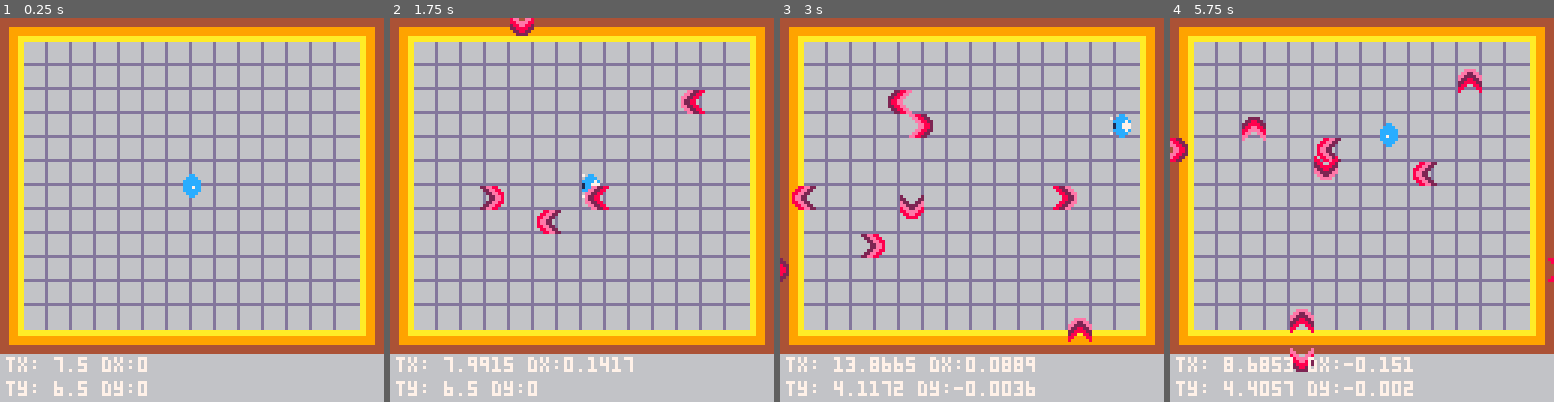
Above: before the commit, frames 1-4 (left to right).
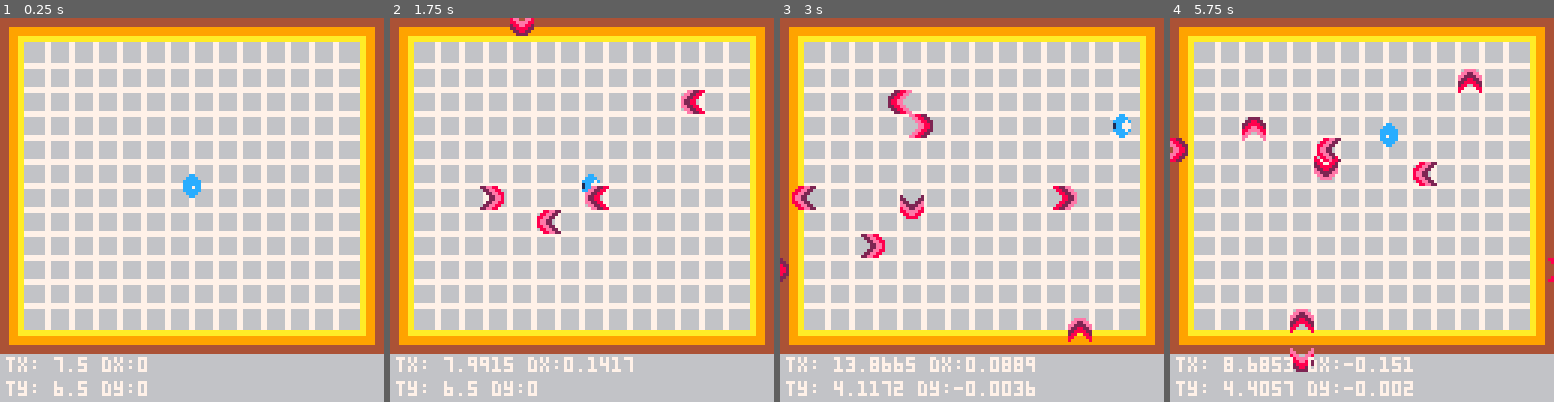
Above: after the commit, the same moments.

Repository: reorx/pico8_carts
Game: PICO-8 cartridge dodge.p8
Same seed, same stepped clock (60 frames per second), same inputs: the game is played once before the commit and once after it.
Inputs:
- Up to frame 1 (0.25 s): no input
- Up to frame 2 (1.75 s): hold Right from 1.6 s (still down)
- Up to frame 3 (3 s): release Right at 2.1 s; hold Up 2.15-2.42 s; hold Right from 2.47 s (still down)
- Up to frame 4 (5.75 s): release Right at 3.03 s; hold Left 3.08-3.58 s; hold Down 3.63-3.97 s; hold Right 4.02-4.68 s; hold Up 4.73-5.03 s; hold Left 5.08-5.68 s; hold Down from 5.73 s (still down)

The runs differ from the first frame. In frame 1, 27% of the frame differs, in the area x 6-94%, y 6-82%; in frame 2, 26%; in frame 3, 26%; in frame 4, 26%.

Commit message:
enhance map background

Diff:
--- a/dodge.p8
+++ b/dodge.p8
@@ -237,22 +237,22 @@
 0cccccc00cccccc00cccccc00cccccc0000000000000000000000000000000000000000000000000000000000000000000000000000000000000000000000000
 00cccc0000cccc0000cccc0000cccc00000000000000000000000000000000000000000000000000000000000000000000000000000000000000000000000000
 000cc000000cc000000cc000000cc000000000000000000000000000000000000000000000000000000000000000000000000000000000000000000000000000
-ee8822008822ee0022ee88000022220000eeee000088880000000000000000000000000000000000000000000000000000000000000000000000000000000000
-0ee8822008822ee0022ee880022882200ee22ee0088ee88000000000000000000000000000000000000000000000000000000000000000000000000000000000
-00ee8822008822ee0022ee8822888822ee2222ee88eeee8800000000000000000000000000000000000000000000000000000000000000000000000000000000
-000ee8820008822e00022ee8288ee882e228822e8ee22ee800000000000000000000000000000000000000000000000000000000000000000000000000000000
-000ee8820008822e00022ee888eeee8822888822ee2222ee00000000000000000000000000000000000000000000000000000000000000000000000000000000
-00ee8822008822ee0022ee888ee00ee828800882e220022e00000000000000000000000000000000000000000000000000000000000000000000000000000000
-0ee8822008822ee0022ee880ee0000ee880000882200002200000000000000000000000000000000000000000000000000000000000000000000000000000000
-ee8822008822ee0022ee8800e000000e800000082000000200000000000000000000000000000000000000000000000000000000000000000000000000000000
-444999aaaa99944444444444aaaaaaaa44444444444999aa44444444aa9994440000000000000000000000000000000000000000000000000000000d0000000d
-444999aaaa99944444444444aaaaaaaa44444444444999aa44444444aa9994440000000000000000000000000000000000000000000000000000000d0000000d
-444999aaaa9994444444444499999999444444444449999944444444999994440000000000000000000000000000000000000000000000000000000d0000000d
-444999aaaa9994449999999999999999444999994449999999999444999994440000000000000000000000000000000000000000000000000000000d0000000d
-444999aaaa9994449999999999999999444999994449999999999444999994440000000000000000000000000000000000000000000000000000000d0000000d
-444999aaaa9994449999999944444444444999994444444499999444444444440000000000000000000000000000000000000000000000000000000d0000000d
-444999aaaa999444aaaaaaaa44444444444999aa44444444aa999444444444440000000000000000000000000000000000000000000000000000000d0000000d
-444999aaaa999444aaaaaaaa44444444444999aa44444444aa999444444444440000000000000000000000000000000000000000dddddddd0000000ddddddddd
+ee8822008822ee0022ee88000022220000eeee000088880000000000000000000000000000000000000000000000000076666666777777777777777766666667
+0ee8822008822ee0022ee880022882200ee22ee0088ee88000000000000000000000000000000000000000000000000076666666766666666666666766666667
+00ee8822008822ee0022ee8822888822ee2222ee88eeee8800000000000000000000000000000000000000000000000076666666766666666666666766666667
+000ee8820008822e00022ee8288ee882e228822e8ee22ee800000000000000000000000000000000000000000000000076666666766666666666666766666667
+000ee8820008822e00022ee888eeee8822888822ee2222ee00000000000000000000000000000000000000000000000076666666766666666666666766666667
+00ee8822008822ee0022ee888ee00ee828800882e220022e00000000000000000000000000000000000000000000000076666666766666666666666766666667
+0ee8822008822ee0022ee880ee0000ee880000882200002200000000000000000000000000000000000000000000000076666666766666666666666766666667
+ee8822008822ee0022ee8800e000000e800000082000000200000000000000000000000000000000000000000000000077777777766666666666666777777777
+444999aaaa99944444444444aaaaaaaa44444444444999aa44444444aa9994440000000066666667777777777777777777777777777777777666666777777777
+444999aaaa99944444444444aaaaaaaa44444444444999aa44444444aa9994440000000066666667766666667666666666666667766666677666666776666667
+444999aaaa9994444444444499999999444444444449999944444444999994440000000066666667766666667666666666666667766666677666666776666667
+444999aaaa9994449999999999999999444999994449999999999444999994440000000066666667766666667666666666666667766666677666666776666667
+444999aaaa9994449999999999999999444999994449999999999444999994440000000066666667766666667666666666666667766666677666666776666667
+444999aaaa9994449999999944444444444999994444444499999444444444440000000066666667766666667666666666666667766666677666666776666667
+444999aaaa999444aaaaaaaa44444444444999aa44444444aa999444444444440000000066666667766666667666666666666667766666677666666776666667
+444999aaaa999444aaaaaaaa44444444444999aa44444444aa999444444444440000000077777777766666667777777777777777766666677777777777777777
 05050500000000000000000000000000000000000000000000000000000000000000000000000000000000000000000000000000000000000000000000000000
 05555550000000000000000000000000000000000000000000000000000000000000000000000000000000000000000000000000000000000000000000000000
 0fffff00000000000000000000000000000000000000000000000000000000000000000000000000000000000000000000000000000000000000000000000000
@@ -266,18 +266,18 @@
 0000000000000000000000000000000000000000000000000000000000000000000000000000000000000000000000000000000000000000000000000000000000000000000000000000000000000000000000000000000000000000000000000000000000000000000000000000000000000000000000000000000000000000
 __map__
 3432323232323232323232323232323600000000000000000000000000000000000000000000000000000000000000000000000000000000000000000000000000000000000000000000000000000000000000000000000000000000000000000000000000000000000000000000000000000000000000000000000000000000
-303f3f3f3f3f3f3f3f3f3f3f3f3f3d3100000000000000000000000000000000000000000000000000000000000000000000000000000000000000000000000000000000000000000000000000000000000000000000000000000000000000000000000000000000000000000000000000000000000000000000000000000000
-303f3f3f3f3f3f3f3f3f3f3f3f3f3d3100000000000000000000000000000000000000000000000000000000000000000000000000000000000000000000000000000000000000000000000000000000000000000000000000000000000000000000000000000000000000000000000000000000000000000000000000000000
-303f3f3f3f3f3f3f3f3f3f3f3f3f3d3100000000000000000000000000000000000000000000000000000000000000000000000000000000000000000000000000000000000000000000000000000000000000000000000000000000000000000000000000000000000000000000000000000000000000000000000000000000
-303f3f3f3f3f3f3f3f3f3f3f3f3f3d3100000000000000000000000000000000000000000000000000000000000000000000000000000000000000000000000000000000000000000000000000000000000000000000000000000000000000000000000000000000000000000000000000000000000000000000000000000000
-303f3f3f3f3f3f3f3f3f3f3f3f3f3d3100000000000000000000000000000000000000000000000000000000000000000000000000000000000000000000000000000000000000000000000000000000000000000000000000000000000000000000000000000000000000000000000000000000000000000000000000000000
-303f3f3f3f3f3f3f3f3f3f3f3f3f3d3100000000000000000000000000000000000000000000000000000000000000000000000000000000000000000000000000000000000000000000000000000000000000000000000000000000000000000000000000000000000000000000000000000000000000000000000000000000
-303f3f3f3f3f3f3f3f3f3f3f3f3f3d3100000000000000000000000000000000000000000000000000000000000000000000000000000000000000000000000000000000000000000000000000000000000000000000000000000000000000000000000000000000000000000000000000000000000000000000000000000000
-303f3f3f3f3f3f3f3f3f3f3f3f3f3d3100000000000000000000000000000000000000000000000000000000000000000000000000000000000000000000000000000000000000000000000000000000000000000000000000000000000000000000000000000000000000000000000000000000000000000000000000000000
-303f3f3f3f3f3f3f3f3f3f3f3f3f3d3100000000000000000000000000000000000000000000000000000000000000000000000000000000000000000000000000000000000000000000000000000000000000000000000000000000000000000000000000000000000000000000000000000000000000000000000000000000
-303f3f3f3f3f3f3f3f3f3f3f3f3f3d3100000000000000000000000000000000000000000000000000000000000000000000000000000000000000000000000000000000000000000000000000000000000000000000000000000000000000000000000000000000000000000000000000000000000000000000000000000000
-303f3f3f3f3f3f3f3f3f3f3f3f3f3d3100000000000000000000000000000000000000000000000000000000000000000000000000000000000000000000000000000000000000000000000000000000000000000000000000000000000000000000000000000000000000000000000000000000000000000000000000000000
-303e3e3e3e3e3e3e3e3e3e3e3e3e3c3100000000000000000000000000000000000000000000000000000000000000000000000000000000000000000000000000000000000000000000000000000000000000000000000000000000000000000000000000000000000000000000000000000000000000000000000000000000
+302f3e3e3e3e3e3e3e3e3e3e3e3e2c3100000000000000000000000000000000000000000000000000000000000000000000000000000000000000000000000000000000000000000000000000000000000000000000000000000000000000000000000000000000000000000000000000000000000000000000000000000000
+303c3f3f3f3f3f3f3f3f3f3f3f3f3b3100000000000000000000000000000000000000000000000000000000000000000000000000000000000000000000000000000000000000000000000000000000000000000000000000000000000000000000000000000000000000000000000000000000000000000000000000000000
+303c3f3f3f3f3f3f3f3f3f3f3f3f3b3100000000000000000000000000000000000000000000000000000000000000000000000000000000000000000000000000000000000000000000000000000000000000000000000000000000000000000000000000000000000000000000000000000000000000000000000000000000
+303c3f3f3f3f3f3f3f3f3f3f3f3f3b3100000000000000000000000000000000000000000000000000000000000000000000000000000000000000000000000000000000000000000000000000000000000000000000000000000000000000000000000000000000000000000000000000000000000000000000000000000000
+303c3f3f3f3f3f3f3f3f3f3f3f3f3b3100000000000000000000000000000000000000000000000000000000000000000000000000000000000000000000000000000000000000000000000000000000000000000000000000000000000000000000000000000000000000000000000000000000000000000000000000000000
+303c3f3f3f3f3f3f3f3f3f3f3f3f3b3100000000000000000000000000000000000000000000000000000000000000000000000000000000000000000000000000000000000000000000000000000000000000000000000000000000000000000000000000000000000000000000000000000000000000000000000000000000
+303c3f3f3f3f3f3f3f3f3f3f3f3f3b3100000000000000000000000000000000000000000000000000000000000000000000000000000000000000000000000000000000000000000000000000000000000000000000000000000000000000000000000000000000000000000000000000000000000000000000000000000000
+303c3f3f3f3f3f3f3f3f3f3f3f3f3b3100000000000000000000000000000000000000000000000000000000000000000000000000000000000000000000000000000000000000000000000000000000000000000000000000000000000000000000000000000000000000000000000000000000000000000000000000000000
+303c3f3f3f3f3f3f3f3f3f3f3f3f3b3100000000000000000000000000000000000000000000000000000000000000000000000000000000000000000000000000000000000000000000000000000000000000000000000000000000000000000000000000000000000000000000000000000000000000000000000000000000
+303c3f3f3f3f3f3f3f3f3f3f3f3f3b3100000000000000000000000000000000000000000000000000000000000000000000000000000000000000000000000000000000000000000000000000000000000000000000000000000000000000000000000000000000000000000000000000000000000000000000000000000000
+303c3f3f3f3f3f3f3f3f3f3f3f3f3b3100000000000000000000000000000000000000000000000000000000000000000000000000000000000000000000000000000000000000000000000000000000000000000000000000000000000000000000000000000000000000000000000000000000000000000000000000000000
+302e3d3d3d3d3d3d3d3d3d3d3d3d2d3100000000000000000000000000000000000000000000000000000000000000000000000000000000000000000000000000000000000000000000000000000000000000000000000000000000000000000000000000000000000000000000000000000000000000000000000000000000
 3533333333333333333333333333333700000000000000000000000000000000000000000000000000000000000000000000000000000000000000000000000000000000000000000000000000000000000000000000000000000000000000000000000000000000000000000000000000000000000000000000000000000000
 0000000000000000000000000000000000000000000000000000000000000000000000000000000000000000000000000000000000000000000000000000000000000000000000000000000000000000000000000000000000000000000000000000000000000000000000000000000000000000000000000000000000000000
 0000003b00000000000000000000000000000000000000000000000000000000000000000000000000000000000000000000000000000000000000000000000000000000000000000000000000000000000000000000000000000000000000000000000000000000000000000000000000000000000000000000000000000000
